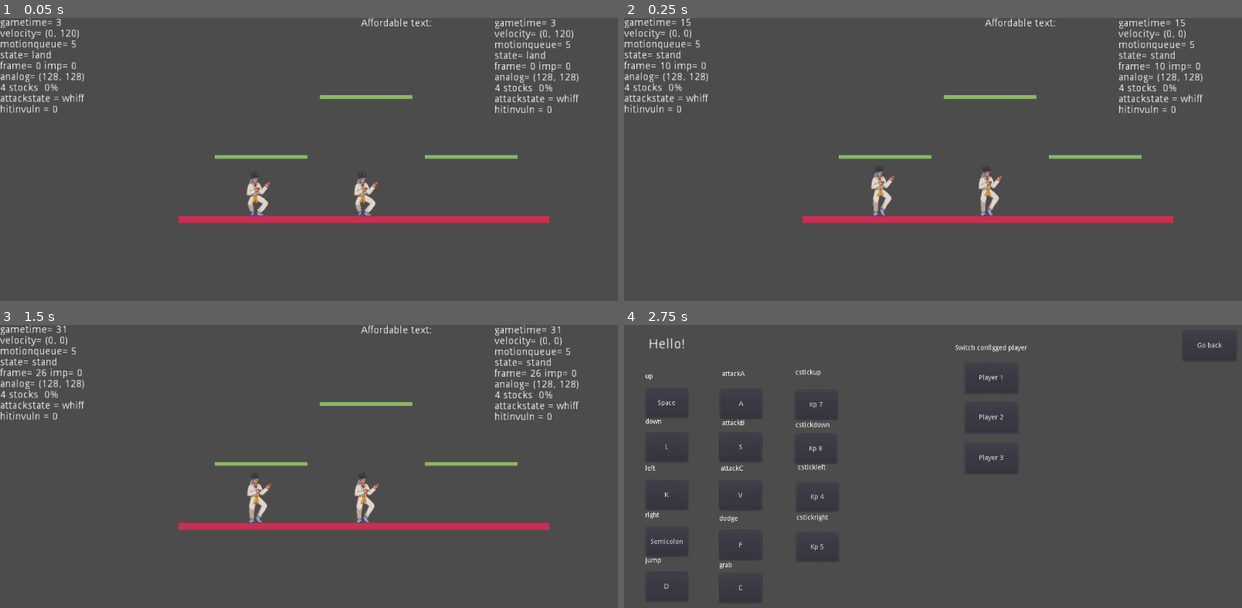
Above: before the commit, frames 1-4 (two rows, left to right).
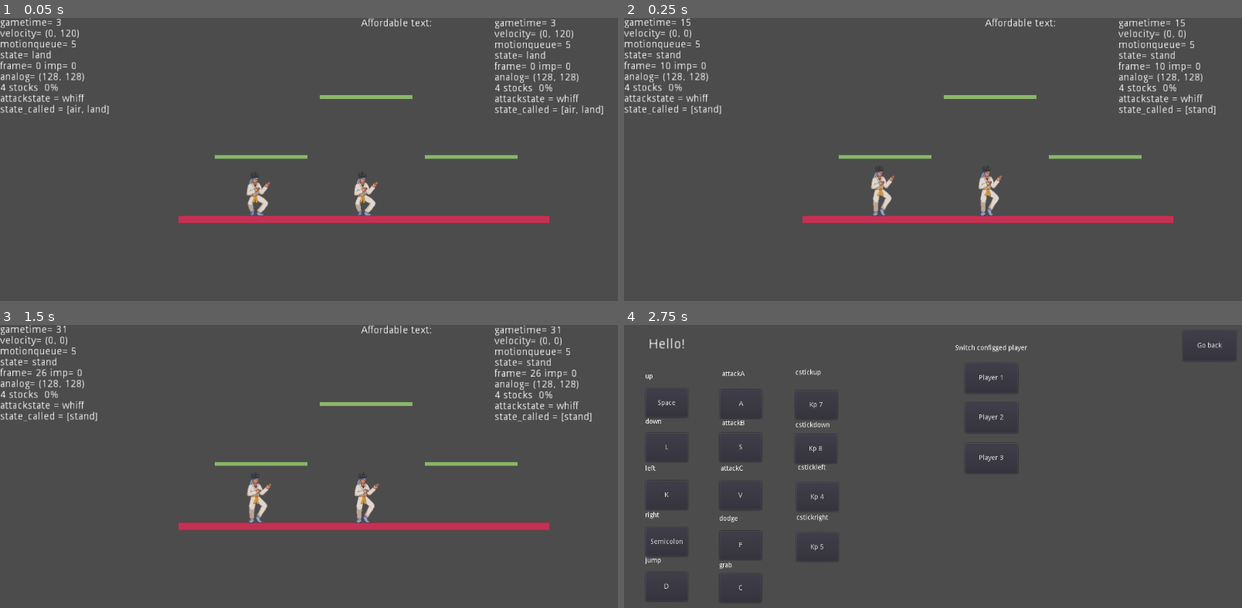
Above: after the commit, the same moments.

Repository: crescentsoru/black_light
Game: Godot game, scene res://Base/Stage/Stage.tscn
Same seed, same stepped clock (60 frames per second), same inputs: the game is played once before the commit and once after it.
Inputs (mouse positions are in pixels of both pictures, inside the frame that each line leads up to):
- Up to frame 1 (0.05 s): no input
- Up to frame 2 (0.25 s): no input
- Up to frame 3 (1.5 s): tap Enter (p1_pause) at 0.5 s; move the mouse to (444, 480) at 0.52 s; hold Keypad 5 (p1_cstickright) from 0.53 s (still down); tap 1 (d_a) at 0.6, 1.35 s; click (444, 480) at 0.67 s; tap D (p1_jump) at 0.77 s; tap Space (p1_up) at 1.25 s; move the mouse to (185, 514) at 1.27 s
- Up to frame 4 (2.75 s): tap D (p1_jump) at 1.52 s; tap Enter (p1_pause) at 2 s; move the mouse to (994, 421) at 2.02 s; release Keypad 5 (p1_cstickright) at 2.03 s; hold Keypad 4 (p1_cstickleft) from 2.03 s (still down); tap 2 (d_b) at 2.1 s; tap 1 (d_a) at 2.3 s

The runs differ from the first frame. In frame 1, 0.4% of the frame differs, in the area x 0-98%, y 30-35%; in frame 2, 0.4%; in frame 3, 0.4%; in frame 4, nothing differs.

Commit message:
slight physics & mit update

Diff:
--- a/Base/Player.gd
+++ b/Base/Player.gd
@@ -165,8 +165,8 @@
 var airfriction = 3 #when stick is neutral during drifting, go back to 0,0 with this vel per frame
 
 var jumpsquat = 4
-var shorthopspeed = 1600
-var fullhopspeed = 2900
+var shorthopspeed = 1700
+var fullhopspeed = 3000
 var airjumpspeed = 3200 #this is velocity.y not drifting
 
 var airjump_max = 1
@@ -1964,7 +1964,6 @@
 			var filepath = FileSystemFolder + "GameplayAudio/" + x
 			if (filepath.right(len(filepath)-4)) == ".wav": #Only loads file if it's a wav, maybe later add ogg
 				charactersounds.append([x,load(filepath)]) #needs to be a list w a name so I can reference it in playsfx()
-
 	else:
 		print("GameplayAudio folder does not exist. Character will not play unique sounds. Please move audio to a folder called GameplayAudio placed in character folder root.")
 
@@ -1976,7 +1975,7 @@
 			add_child(audiostream)
 			audiostream.stream = x[1]
 			audiostream.play()
-		else:
+		else: #this is a logical problem fix later
 			print ("Sound " + soundname + " missing.")
 
 
--- a/Base/Stage/Gaming.gd
+++ b/Base/Stage/Gaming.gd
@@ -70,7 +70,7 @@
 	 + "\nstate= " + str(caller.state) + "\nframe= " + str(caller.frame) + " imp= " + str(caller.impactstop) + "\nanalog= " + str(caller.Port.analogstick) \
 	+ "\n" + str(caller.Port.stocks) + " stocks  " + str(caller.percentage/float(10)) + "%  " \
 	+ "\nattackstate = " + caller.attackstate \
-	+ "\nhitinvuln = " + str(caller.invulns["strike"])
+	+ "\nstate_called = " + str(caller.state_called)
 #the fact that dividing returns an integer by default is easily one of the worst features they put into gdscript from python
 #like what the fuck who wants this specific behavior in a scripting language
 
